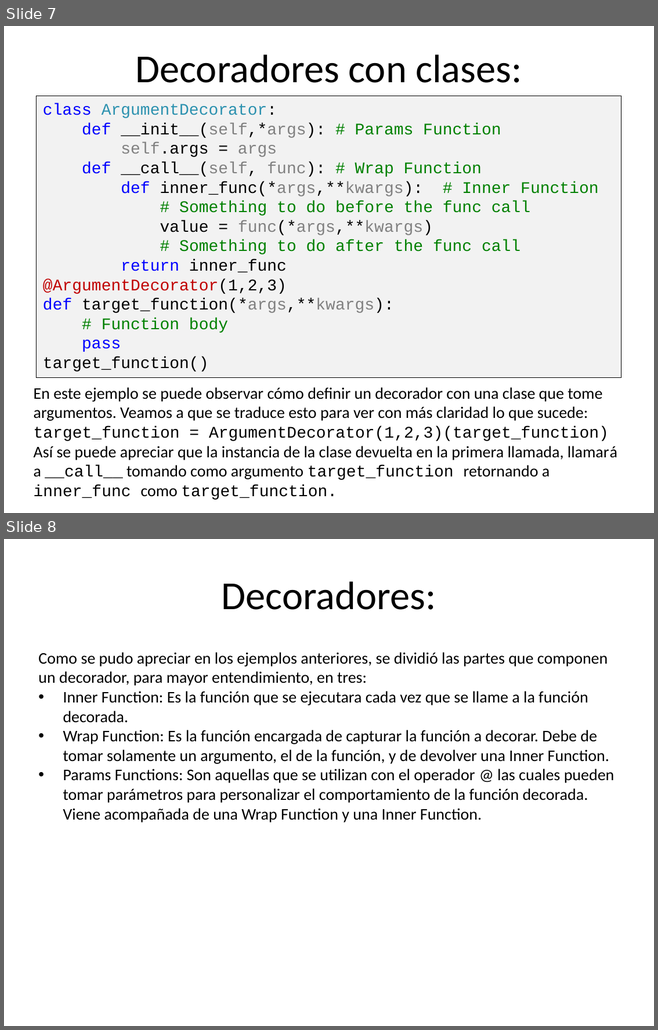
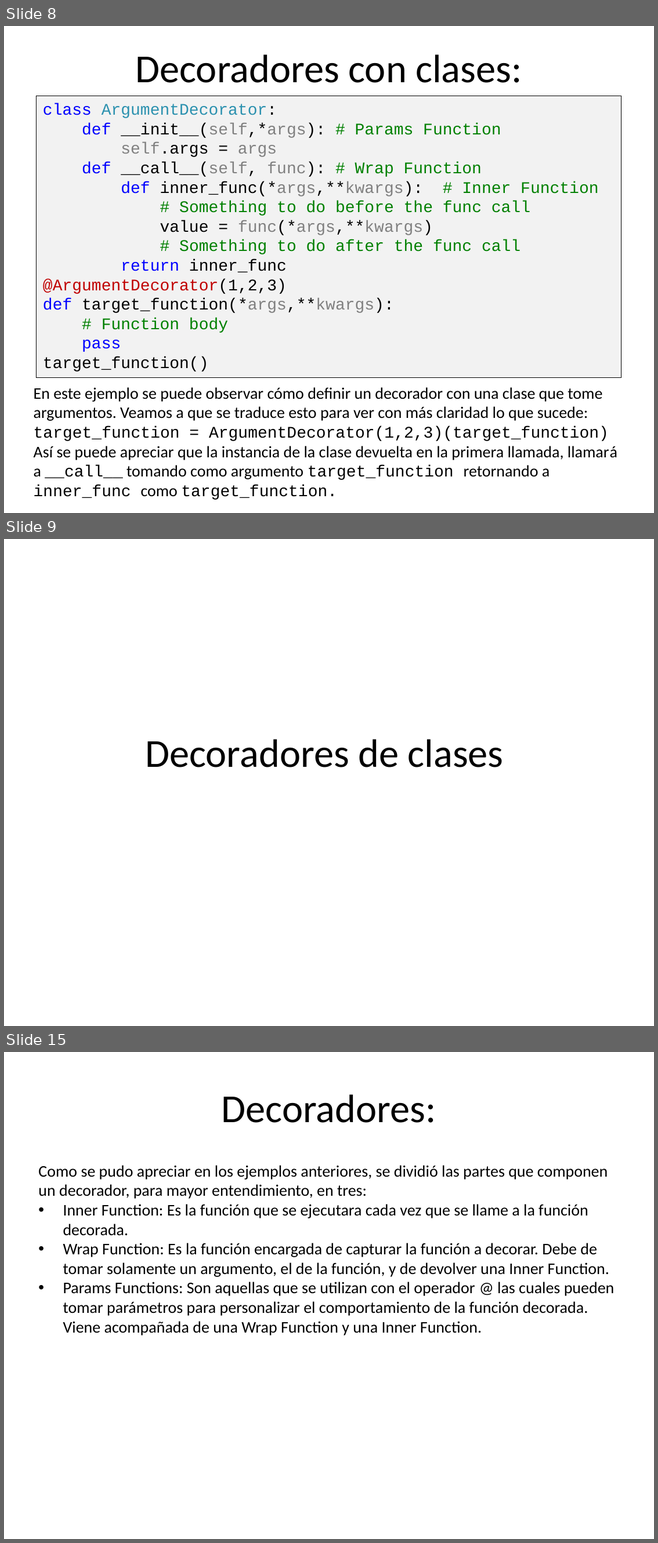
Before and after one commit to luisoibarra/seminario14_lp, a slide deck: Seminario 14 Python I.pptx. Shown one above the other, each under a label of ours: slides 7 and 8 before the commit, slides 8, 9 and 15 after it; the slides between them are not shown. The pictures are 658x1030 and 658x1543 pixels, drawn with LibreOffice and Linux fonts; fonts in the diff are those of the drawing. Boxes give left, top, right and bottom in pixels: in the first picture for what was removed or moved away, otherwise in the second. Text is boxed around its words. In the diff, an @@ line names an element or a change of style, - is before the commit and + after.

Commit message:
Annadido function annotations, decoradores de clases

```diff
--- a/Seminario 14 Python I.pptx
+++ b/Seminario 14 Python I.pptx
@@ slide 9 added at (x1=4, y1=539, x2=654, y2=1026), background #FFFFFF @@
@@ title added at (x1=145, y1=739, x2=503, y2=768), 44 pt, text #000000 @@
+Decoradores de clases
@@ what was slide 7 is now slide 8 @@
@@ what was slide 8 is now slide 15 @@
```
Also in this commit, not shown: 6 other slides added, 1 other file.
